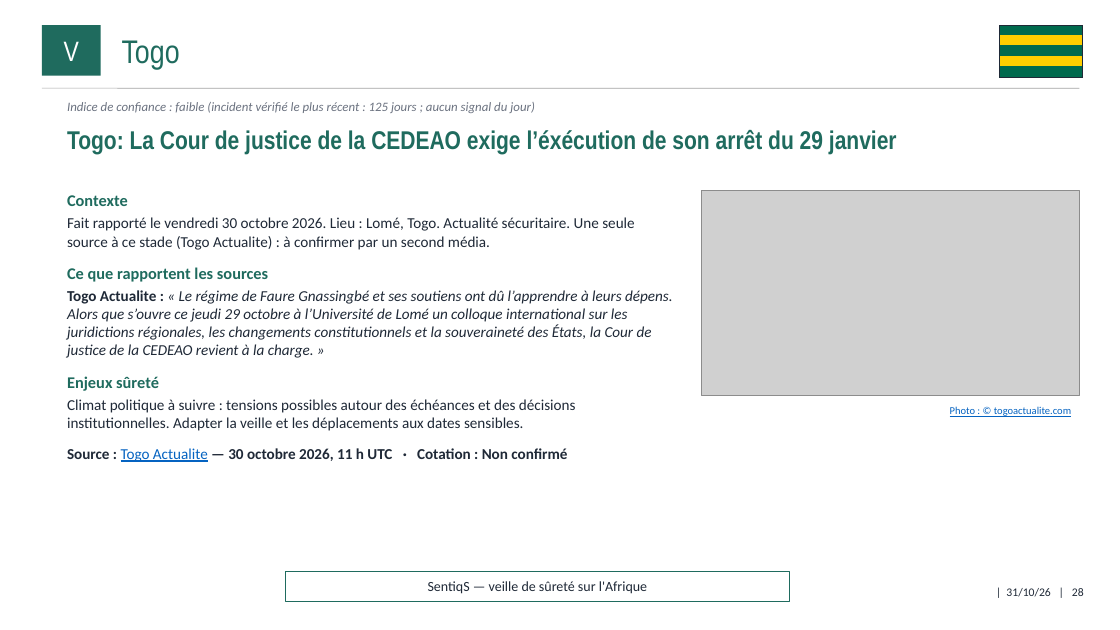
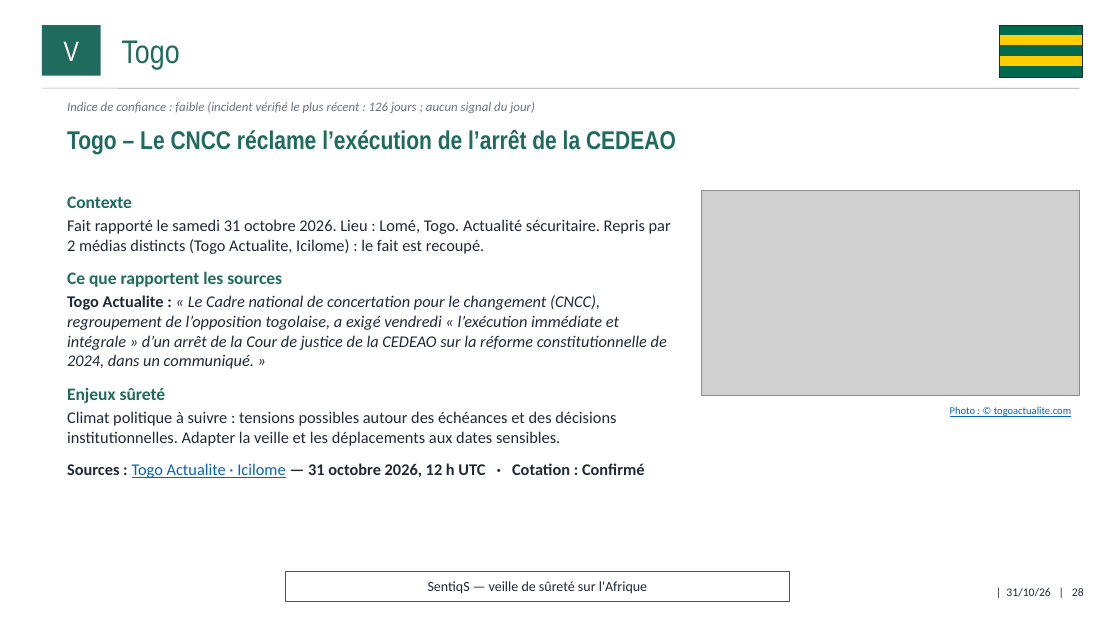
Before and after one commit to ytl1-ops/SentiqS, a slide deck: slide 28 of web/rapports/mensuel/2026-10.pptx. Drawn at 1120x630 pixels with LibreOffice and Linux fonts; fonts in the diff are those of the drawing; grey boxes stand for pictures. Boxes give left, top, right and bottom in pixels: in the first picture for what was removed or moved away, otherwise in the second. Text is boxed around its words. In the diff, an @@ line names an element or a change of style, - is before the commit and + after.

```diff
--- a/web/rapports/mensuel/2026-10.pptx
+++ b/web/rapports/mensuel/2026-10.pptx
@@ text at (x1=67, y1=102, x2=535, y2=113): text changed @@
-Indice de confiance : faible (incident vérifié le plus récent : 125 jours ; aucun signal du jour)
+Indice de confiance : faible (incident vérifié le plus récent : 126 jours ; aucun signal du jour)
@@ text at (x1=67, y1=130, x2=676, y2=154): text changed @@
-Togo: La Cour de justice de la CEDEAO exige l’éxécution de son arrêt du 29 janvier
+Togo – Le CNCC réclame l’exécution de l’arrêt de la CEDEAO
@@ text at (x1=67, y1=196, x2=616, y2=446): size 14 to 15 pt in "Contexte", "Ce que rapportent les sources", "Enjeux sûreté"; size 13 to 14 pt in "Climat politique à suivre : tensions possibles ..." @@
@@ text at (x1=67, y1=219, x2=671, y2=254): text changed; size 13 to 14 pt @@
-Fait rapporté le vendredi 30 octobre 2026. Lieu : Lomé, Togo. Actualité sécuritaire. Une seule source à ce stade (Togo Actualite) : à confirmer par un second média.
+Fait rapporté le samedi 31 octobre 2026. Lieu : Lomé, Togo. Actualité sécuritaire. Repris par 2 médias distincts (Togo Actualite, Icilome) : le fait est recoupé.
@@ text at (x1=67, y1=295, x2=667, y2=369): text changed; size 13 to 14 pt @@
-Togo Actualite : « Le régime de Faure Gnassingbé et ses soutiens ont dû l’apprendre à leurs dépens. Alors que s’ouvre ce jeudi 29 octobre à l’Université de Lomé un colloque international sur les juridictions régionales, les changements constitutionnels et la souveraineté des États, la Cour de justice de la CEDEAO revient à la charge. »
+Togo Actualite : « Le Cadre national de concertation pour le changement (CNCC), regroupement de l’opposition togolaise, a exigé vendredi « l’exécution immédiate et intégrale » d’un arrêt de la Cour de justice de la CEDEAO sur la réforme constitutionnelle de 2024, dans un communiqué. »
@@ text at (x1=67, y1=463, x2=645, y2=478): text changed; size 13 to 14 pt @@
-Source : Togo Actualite — 30 octobre 2026, 11 h UTC · Cotation : Non confirmé
+Sources : Togo Actualite · Icilome — 31 octobre 2026, 12 h UTC · Cotation : Confirmé
```
Also in this commit, not shown: 25 other slides changed, 14 other files.
